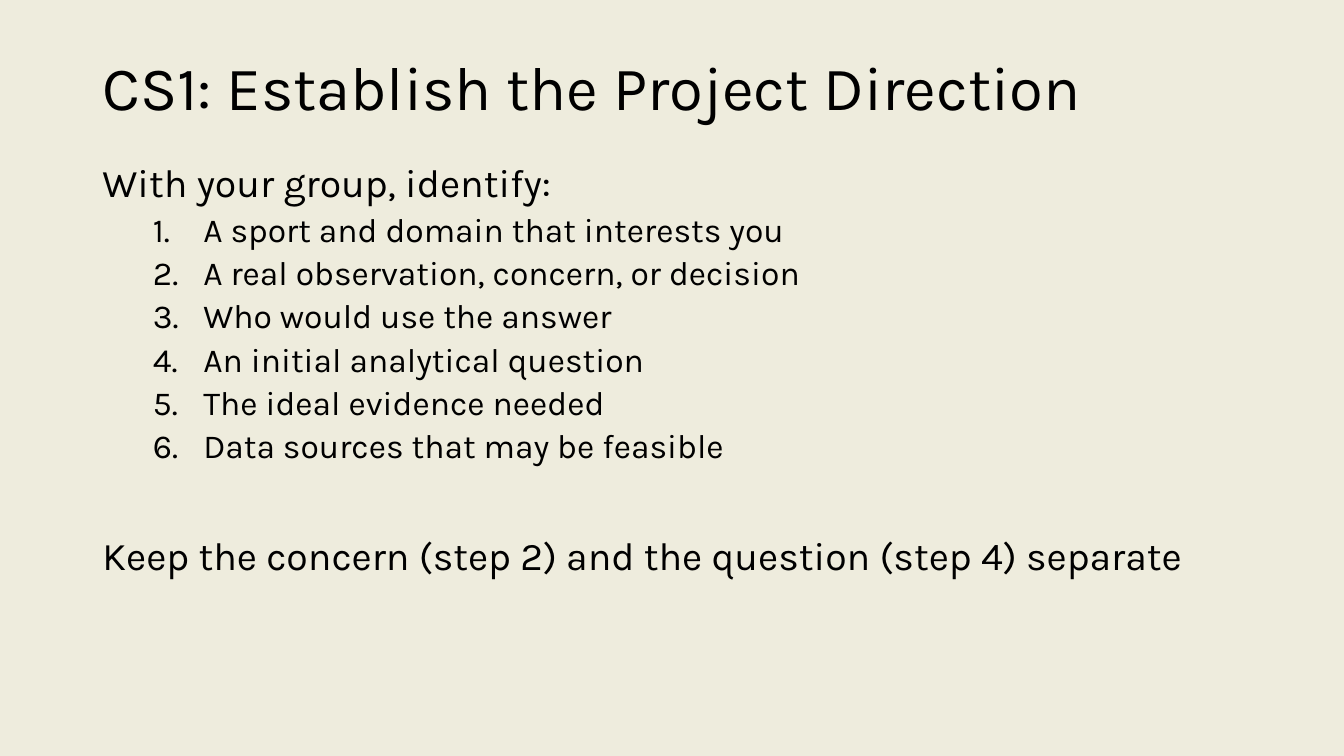
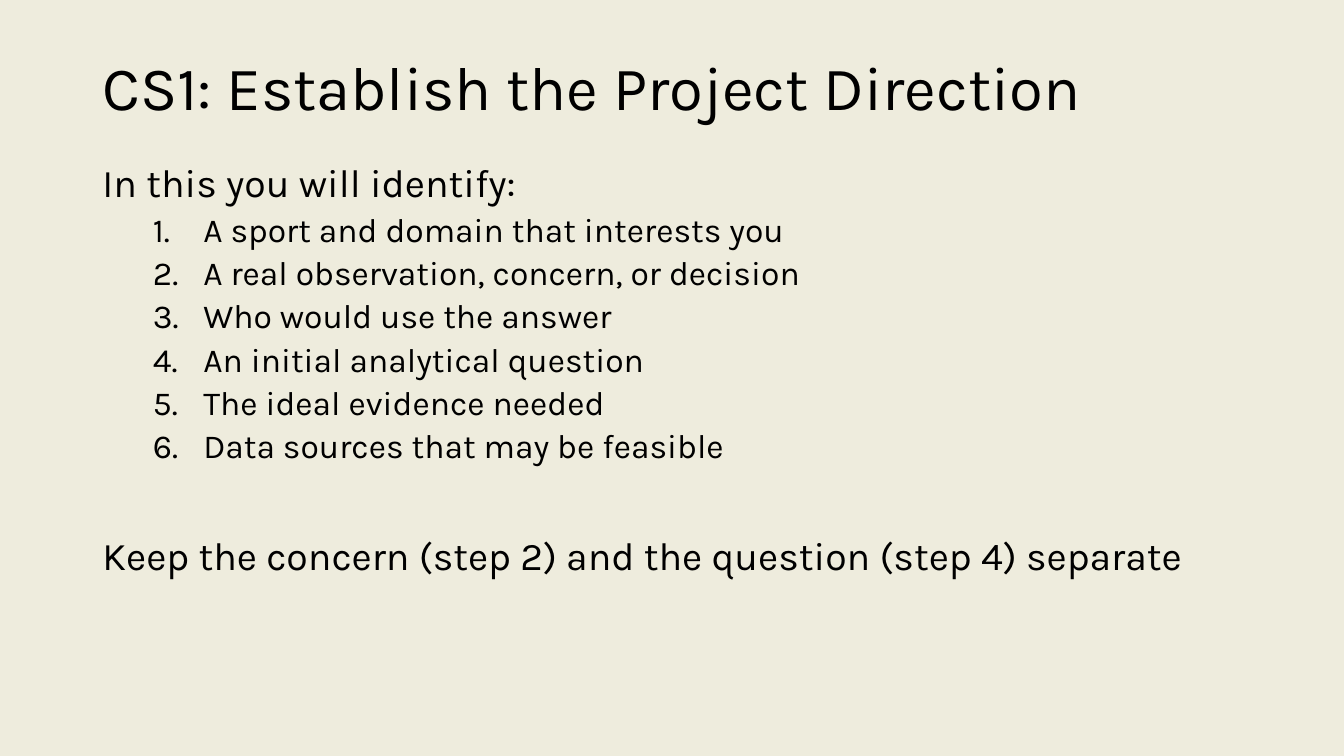
Before and after one commit to onishisaryu/HES-3000-Sports-Data-Analytics, a slide deck: slide 23 of pptx/Lecture3.pptx (slide 22 before the commit). Drawn at 1344x756 pixels with LibreOffice and Linux fonts; fonts in the diff are those of the drawing. Boxes give left, top, right and bottom in pixels: in the first picture for what was removed or moved away, otherwise in the second. Text is boxed around its words. In the diff, an @@ line names an element or a change of style, - is before the commit and + after.

Commit message:
reorg + L3 + CS1 + project

```diff
--- a/pptx/Lecture3.pptx
+++ b/pptx/Lecture3.pptx
@@ text at (x1=102, y1=170, x2=516, y2=207): text changed @@
-With your group, identify:
+In this you will identify:
```
Also in this commit, not shown: 1 other slide changed, 2 slides added, 2 slides removed, 35 other files.
